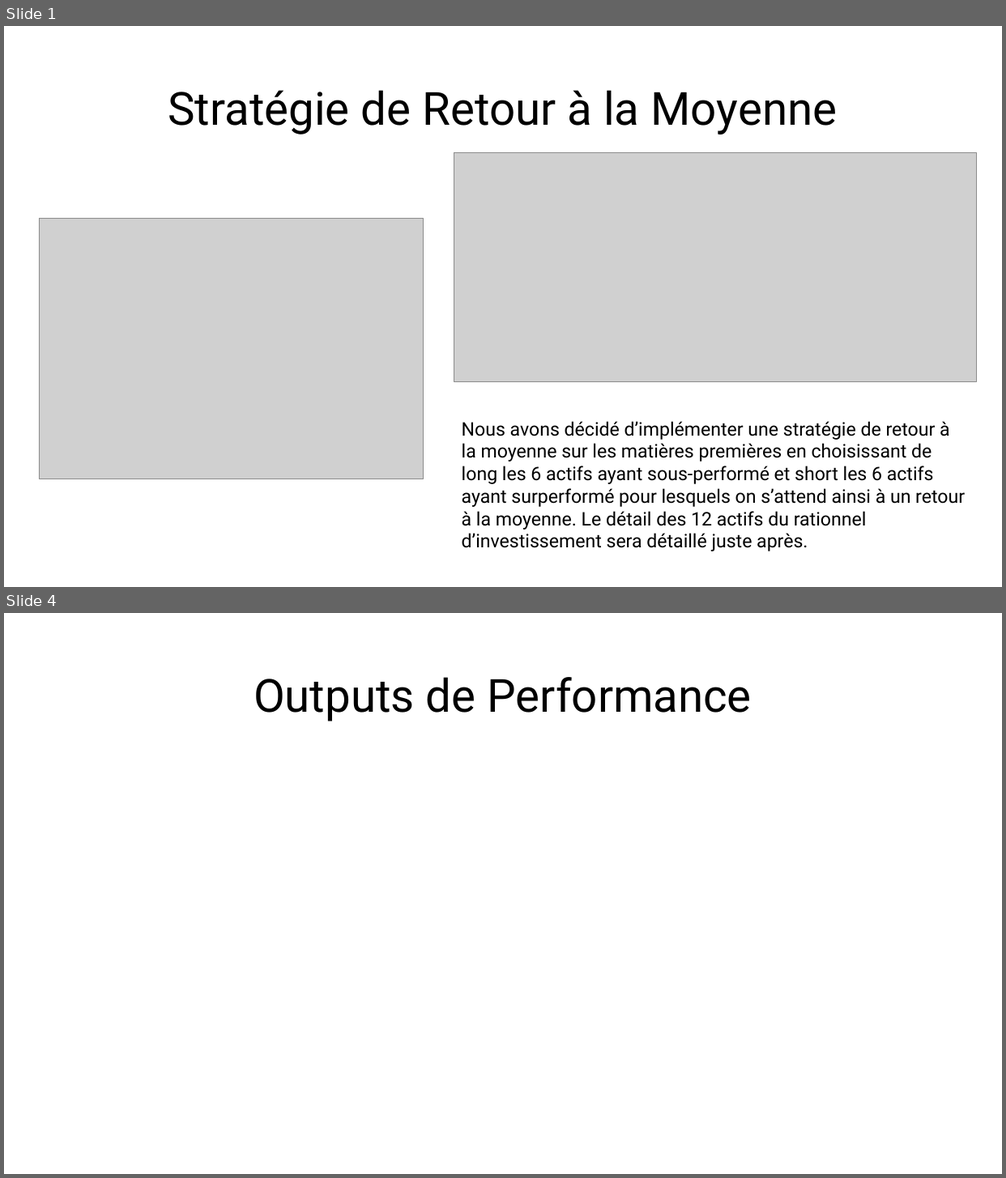
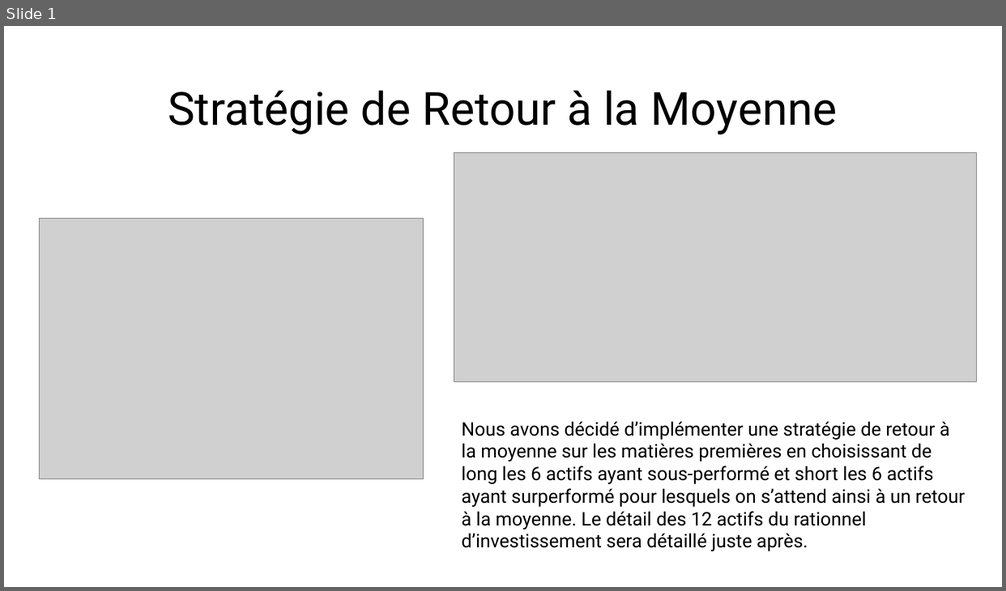
Before and after one commit to kyle75gto/Commodities-Strategy, a slide deck: Mean Reversion Commodities Project.pptx. Shown one above the other, each under a label of ours: slides 1 and 4 before the commit, slide 1 after it; the slides between them are not shown. The pictures are 1006x1178 and 1006x591 pixels, drawn with LibreOffice and Linux fonts; fonts in the diff are those of the drawing; grey boxes stand for pictures. Boxes give left, top, right and bottom in pixels: in the first picture for what was removed or moved away, otherwise in the second. Text is boxed around its words. In the diff, an @@ line names an element or a change of style, - is before the commit and + after.

```diff
--- a/Mean Reversion Commodities Project.pptx
+++ b/Mean Reversion Commodities Project.pptx
@@ slide 4 removed at <box>4,613,1002,1174</box>, background #FFFFFF @@
@@ title removed at <box>253,677,752,722</box> @@
-Outputs de Performance
```
Also in this commit, not shown: 2 slides changed, 1 slide added, 1 other file.
